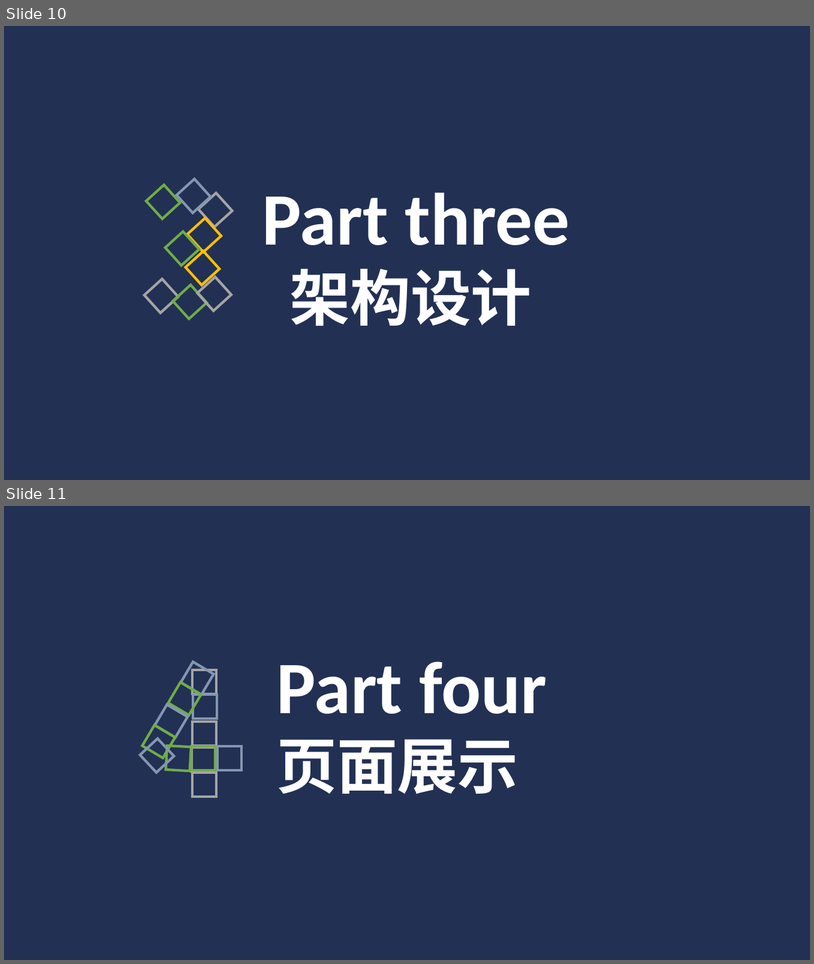
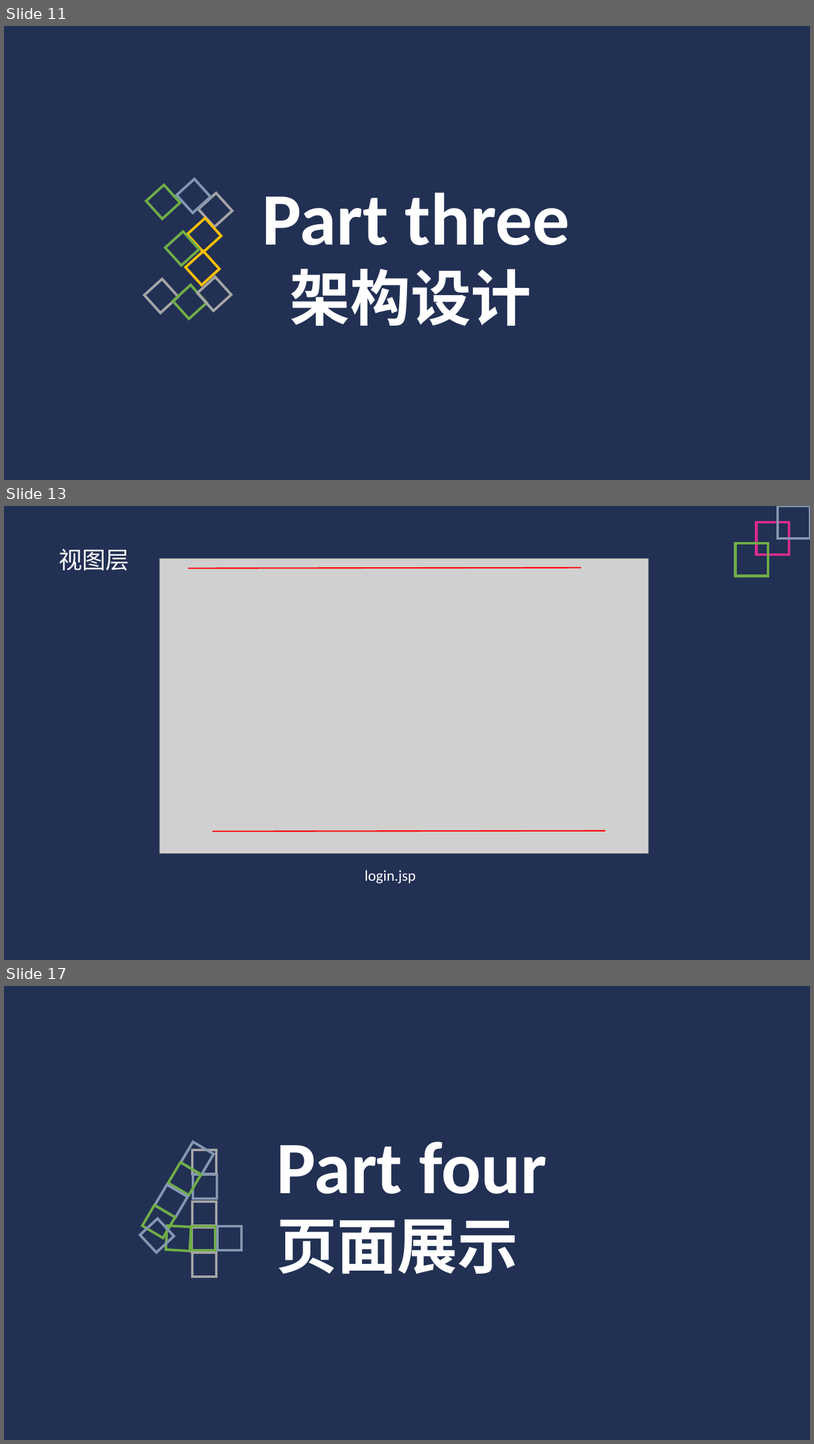
Before and after one commit to Glossy/WebEngineering, a slide deck: tasks/展示.pptx. Shown one above the other, each under a label of ours: slides 10 and 11 before the commit, slides 11, 13 and 17 after it; the slides between them are not shown. The pictures are 814x964 and 814x1444 pixels, drawn with LibreOffice and Linux fonts; fonts in the diff are those of the drawing; grey boxes stand for pictures. Boxes give left, top, right and bottom in pixels: in the first picture for what was removed or moved away, otherwise in the second. Text is boxed around its words. In the diff, an @@ line names an element or a change of style, - is before the commit and + after.

```diff
--- a/tasks/展示.pptx
+++ b/tasks/展示.pptx
@@ slide 13 added at box(4, 506, 810, 960), background #FFFFFF; not listed: 2 template elements that a slide beside it also shows @@
@@ rectangle added at box(757, 522, 790, 555), outline #DA2B89 3 pt @@
@@ rectangle added at box(778, 506, 810, 538), outline #8497B0 3 pt @@
@@ text added at box(59, 549, 129, 571), 28 pt, text #FFFFFF @@
+视图层
@@ picture added at box(160, 559, 649, 854) @@
@@ rectangle added at box(736, 544, 768, 576), outline #70AD47 3 pt @@
@@ line added from (189, 568) to (582, 568), #FF0000 1.5 pt @@
@@ line added from (213, 831) to (606, 830), #FF0000 1.5 pt @@
@@ text added at box(365, 870, 416, 883), 18 pt, text #FFFFFF @@
+login.jsp
@@ what was slide 10 is now slide 11 @@
@@ what was slide 11 is now slide 17 @@
```
Also in this commit, not shown: 13 other slides added.
